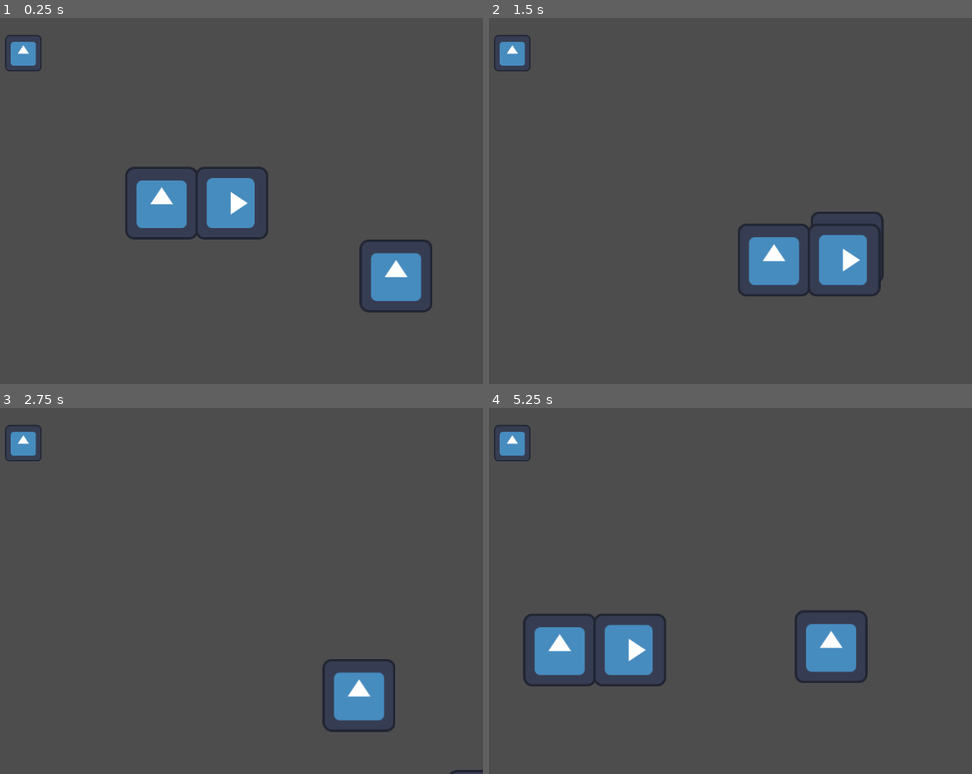
Above: before the commit, frames 1-4 (two rows, left to right).
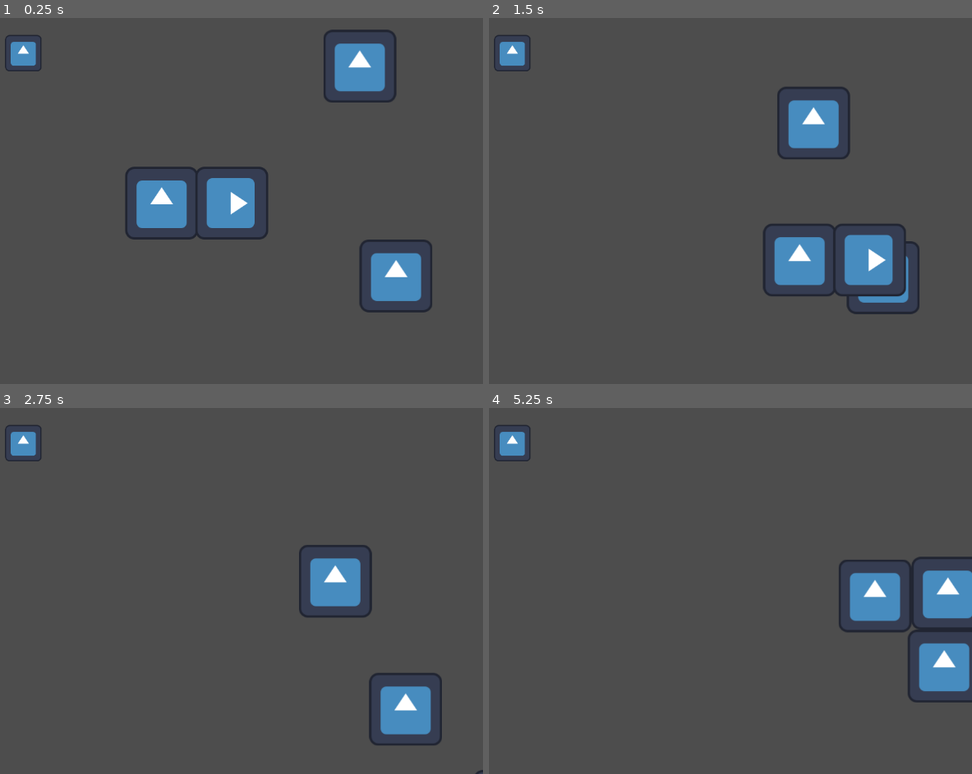
Above: after the commit, the same moments.

Repository: Izamu69/halloween-game
Game: Godot game, scene res://scenes/game.tscn
The game is run twice, just before and just after one commit, with the same random seed, the same clock (stepped at 60 frames per second) and the same inputs. The engine's default icon, where the game draws it, is replaced by a stand-in: a white triangle on a blue panel in a dark square.
Inputs:
- Up to frame 1 (0.25 s): no input
- Up to frame 2 (1.5 s): hold D (right) 0.53-1.28 s; hold S (down) from 1.28 s (still down)
- Up to frame 3 (2.75 s): release S (down) at 2.03 s; hold D (right) from 2.03 s (still down)
- Up to frame 4 (5.25 s): release D (right) at 2.78 s; hold W (up) 2.78-3.53 s; hold A (left) 3.53-5.03 s; hold S (down) from 5.03 s (still down)

The runs differ from the first frame. In frame 1, 1.8% of the frame differs, in the area x 67-83%, y 3-24%; in frame 2, 5.8%; in frame 3, 5.1%; in frame 4, 10%, in the area x 6-100%, y 40-81%.

Commit message:
Finished run away mechanic for ghosts, removed collision for ghosts with ghosts

Diff:
--- a/halloween-game/project.godot
+++ b/halloween-game/project.godot
@@ -18,6 +18,7 @@
 [global_group]
 
 ghosts=""
+player=""
 
 [input]
 
--- a/halloween-game/scenes/ghost.tscn
+++ b/halloween-game/scenes/ghost.tscn
@@ -19,6 +19,7 @@
 
 [node name="ghost" type="CharacterBody2D" groups=["ghosts"]]
 z_index = 1
+collision_layer = 2
 script = ExtResource("1_l5lq6")
 
 [node name="AnimatedSprite2D" type="AnimatedSprite2D" parent="."]
--- a/halloween-game/scenes/player.tscn
+++ b/halloween-game/scenes/player.tscn
@@ -21,8 +21,9 @@
 radius = 60.0
 height = 172.0
 
-[node name="player" type="CharacterBody2D"]
+[node name="player" type="CharacterBody2D" groups=["player"]]
 z_index = 2
+collision_mask = 3
 script = ExtResource("1_g2els")
 
 [node name="AnimatedSprite2D" type="AnimatedSprite2D" parent="."]
@@ -34,6 +35,7 @@
 [node name="Area2D" type="Area2D" parent="."]
 position = Vector2(123, 0)
 rotation = 1.5707964
+collision_mask = 3
 
 [node name="Sprite2D" type="Sprite2D" parent="Area2D"]
 texture = ExtResource("1_3vyb7")
@@ -42,3 +44,4 @@
 shape = SubResource("CapsuleShape2D_g2els")
 
 [connection signal="body_entered" from="Area2D" to="." method="_on_area_2d_body_entered"]
+[connection signal="body_exited" from="Area2D" to="." method="_on_area_2d_body_exited"]
--- a/halloween-game/scripts/game_manager.gd
+++ b/halloween-game/scripts/game_manager.gd
@@ -5,6 +5,7 @@
 
 func _ready() -> void:
 	spawn_pumpkin()
+	spawn_ghost()
 	spawn_ghost()
 
 func _process(_delta: float) -> void:
--- a/halloween-game/scripts/ghost.gd
+++ b/halloween-game/scripts/ghost.gd
@@ -1,12 +1,14 @@
 extends CharacterBody2D
 
 @onready var player = get_node("/root/game/player")
+var afraid = false
 const SPEED = 100
 
 func _physics_process(_delta: float) -> void:
-	var direction = global_position.direction_to(player.global_position)
+	var direction
+	if afraid:
+		direction = -global_position.direction_to(player.global_position)
+	else:
+		direction = global_position.direction_to(player.global_position)
 	velocity = direction * SPEED
 	move_and_slide()
-
-func run_away():
-	print("im running away")
--- a/halloween-game/scripts/player.gd
+++ b/halloween-game/scripts/player.gd
@@ -14,4 +14,8 @@
 
 func _on_area_2d_body_entered(body: Node2D) -> void:
 	if body.is_in_group("ghosts"):
-		body.run_away()
+		body.afraid = true
+
+func _on_area_2d_body_exited(body: Node2D) -> void:
+	if body.is_in_group("ghosts"):
+		body.afraid = false
